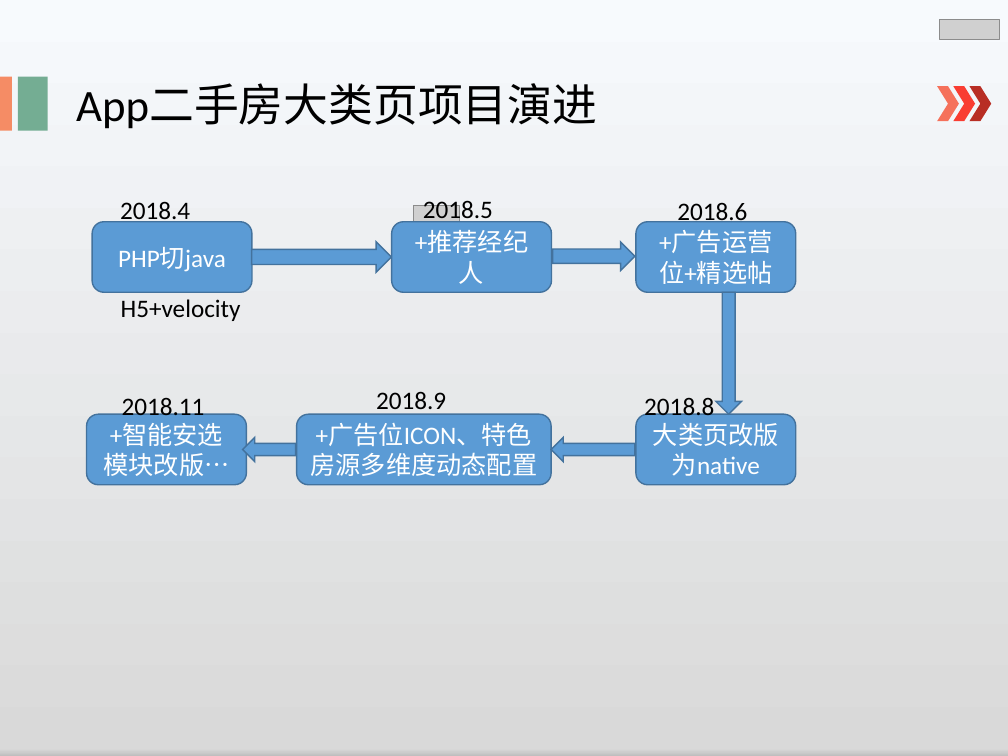
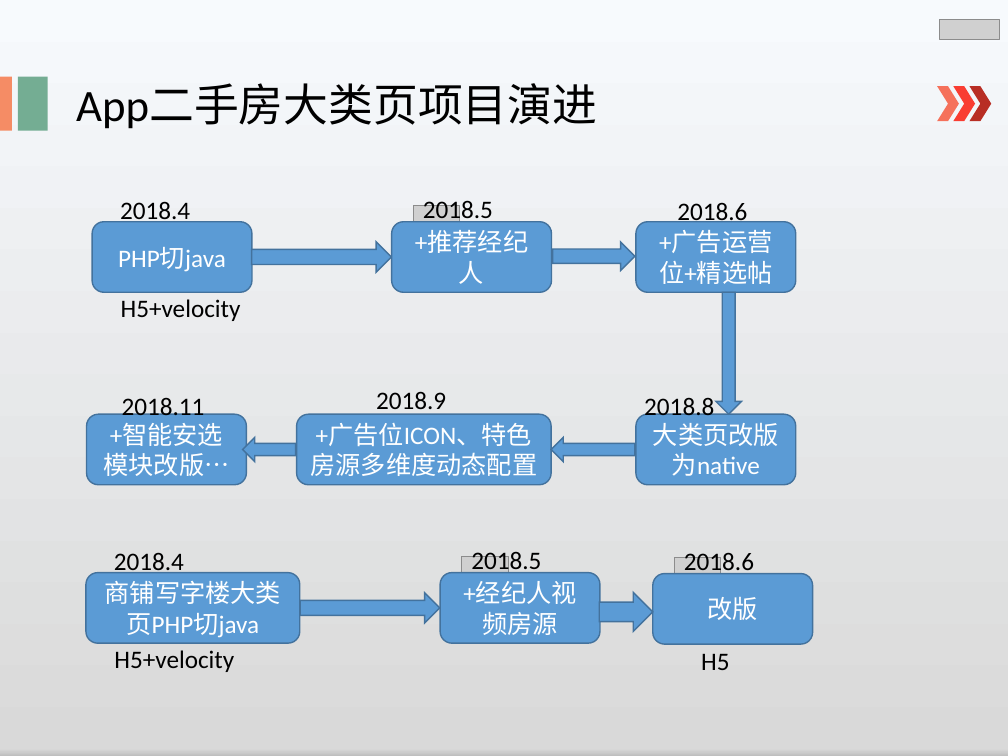
Before and after one commit to lspgithublxh/document, a slide deck: slide 3 of 业务文档跟踪/述职/shuzhi.pptx. Drawn at 1008x756 pixels with LibreOffice and Linux fonts; fonts in the diff are those of the drawing; grey boxes stand for pictures. Boxes give left, top, right and bottom in pixels: in the first picture for what was removed or moved away, otherwise in the second. Text is boxed around its words. In the diff, an @@ line names an element or a change of style, - is before the commit and + after.

```diff
--- a/业务文档跟踪/述职/shuzhi.pptx
+++ b/业务文档跟踪/述职/shuzhi.pptx
@@ text added at (114,553,184,577), 18 pt, text #000000 @@
+2018.4
@@ picture added at (462,556,508,609) @@
@@ text added at (471,552,541,575), 18 pt, text #000000 @@
+2018.5
@@ picture added at (674,557,721,610) @@
@@ text added at (684,553,754,576), 18 pt, text #000000 @@
+2018.6
@@ rounded rectangle added at (86,573,299,643), fill #5B9BD5, outline #43739E 1 pt, 18 pt, text #FFFFFF @@
+商铺写字楼大类页PHP切java
@@ right arrow added at (300,593,440,623), fill #5B9BD5, outline #43739E 1 pt @@
@@ rounded rectangle added at (440,573,601,643), fill #5B9BD5, outline #43739E 1 pt, 18 pt, text #FFFFFF @@
++经纪人视频房源
@@ right arrow added at (600,593,653,632), fill #5B9BD5, outline #43739E 1 pt @@
@@ rounded rectangle added at (653,574,813,644), fill #5B9BD5, outline #43739E 1 pt, 18 pt, text #FFFFFF @@
+改版
@@ text added at (114,650,234,672), 18 pt, text #000000 @@
+H5+velocity
@@ text added at (701,654,729,670), 18 pt, text #000000 @@
+H5
```
Also in this commit, not shown: 2 other slides changed, 9 slides added, 1 slide removed.
